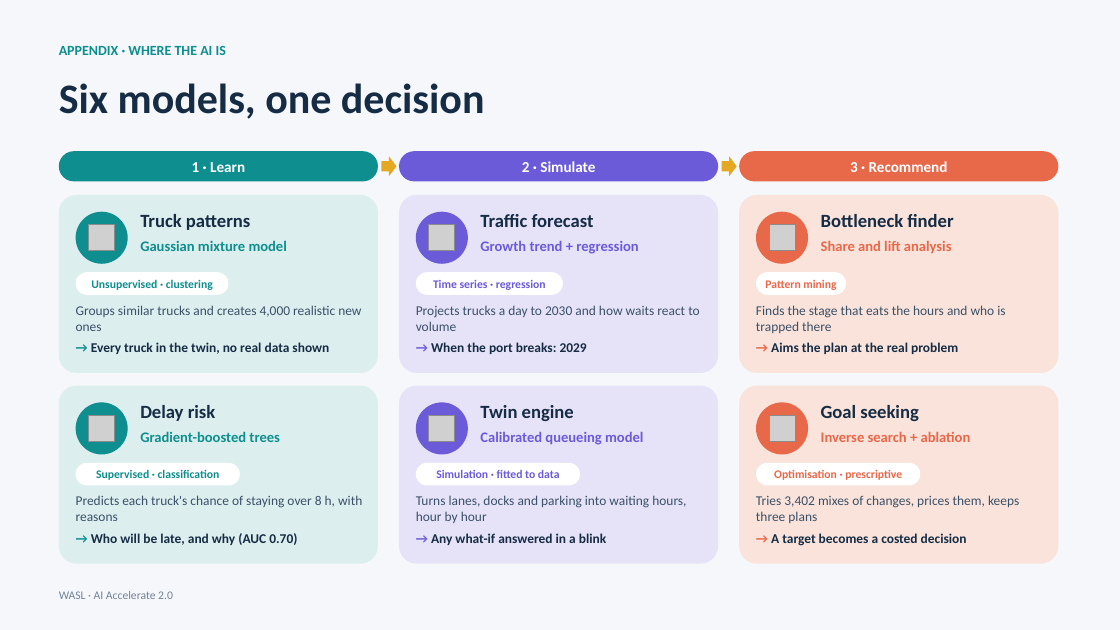
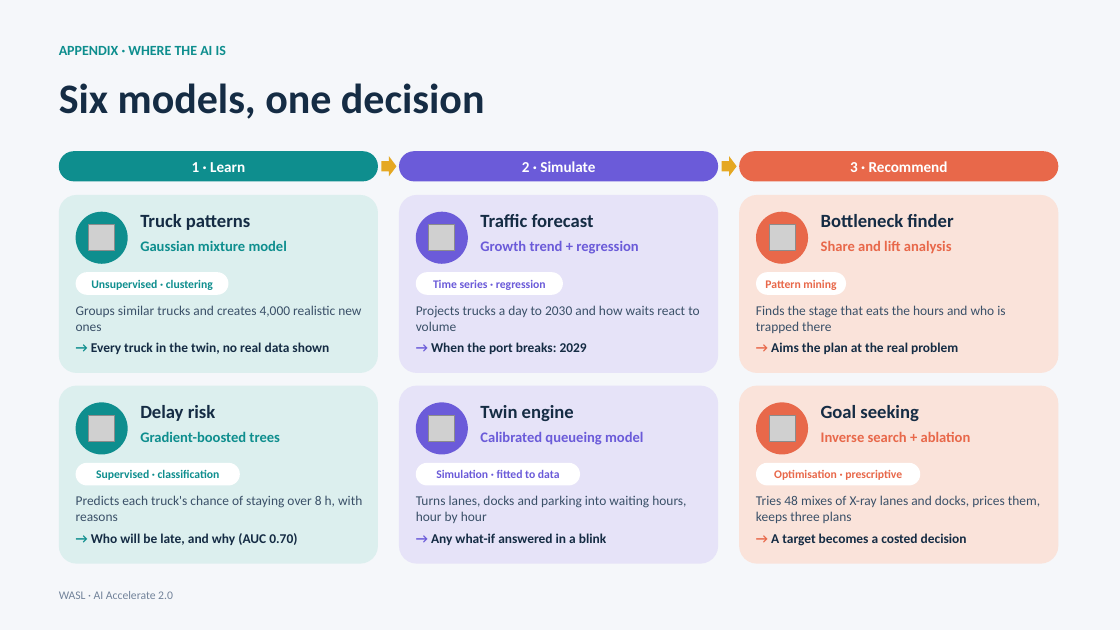
Before and after one commit to nsmahmed/abusamra, a slide deck: slide 14 of docs/pitch/WASL_AI_Accelerate_pitch.pptx (slide 12 before the commit). Drawn at 1120x630 pixels with LibreOffice and Linux fonts; fonts in the diff are those of the drawing; grey boxes stand for pictures. Boxes give left, top, right and bottom in pixels: in the first picture for what was removed or moved away, otherwise in the second. Text is boxed around its words. In the diff, an @@ line names an element or a change of style, - is before the commit and + after.

```diff
--- a/docs/pitch/WASL_AI_Accelerate_pitch.pptx
+++ b/docs/pitch/WASL_AI_Accelerate_pitch.pptx
@@ text at (756,495,1040,523): text changed @@
-Tries 3,402 mixes of changes, prices them, keeps three plans
+Tries 48 mixes of X-ray lanes and docks, prices them, keeps three plans
```
Also in this commit, not shown: 8 other slides changed, 2 slides added.
